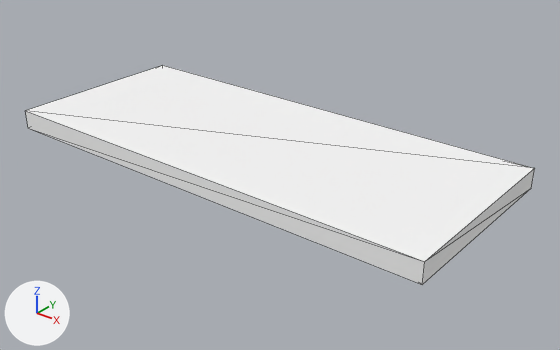
The FBX model BoH/Assets/Models/bush.FBX, before and after one commit.
Before and after are seen from a 50 mm camera at (0.1447, -0.2019, 0.0982) aimed at (0.0077, -0.0306, -0.0081). The axes (+X, +Y, +Z) are drawn at lower left. The lights are the same throughout. Mesh edges are drawn as thin lines. Where no turn or scale is listed for an object, it has been applied to the vertices.

Objects in the first picture: 'paper'.
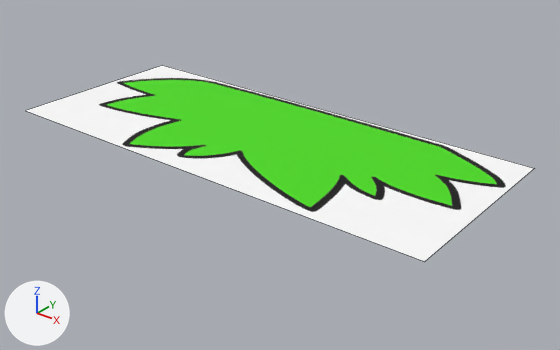
What the commit changed:
Picture 'bush.png' (img_bush_png) is new.
Material 'paper_bush' (mat_paper_bush) is new.
Its texture is img_bush_png (with its transparency).
Its roughness is 0.859.
me_mesh is used by ob_paper; location (0.0, 0.0, 0.0).
Verts and faces of me_mesh; kept vertices keep their numbers, new ones are numbered from 8.
Before the commit, vertices of me_mesh: 0 (-0.076, 0.0, -0.003), 1 (0.076, 0.0, -0.003) at pixel (531, 188), 2 (-0.076, 0.0, 0.003) at pixel (162, 65), 3 (0.076, 0.0, 0.003) at pixel (534, 168), 4 (-0.076, -0.064, -0.003) at pixel (28, 128).
Before the commit, vertices of me_mesh: 5 (0.076, -0.064, -0.003) at pixel (422, 284), 6 (-0.076, -0.064, 0.003) at pixel (25, 110), 7 (0.076, -0.064, 0.003) at pixel (424, 261).
me_mesh had 8 vertices, 12 faces and spanned x -0.076..0.076, y -0.064..0.0, z -0.003..0.003.
me_mesh no longer uses material mat_03___default (white #f8f8f8).
me_mesh now has 4 vertices, 1 face and spans x -0.076..0.076, y -0.064..0.0, z 0.003.
Part 1, on me_mesh:
Vertices deleted: 0, 1, 4, 5 (with the faces that use them).
Faces deleted: (2, 6, 3), (3, 6, 7).
New faces: (2, 3, 7, 6).
me_mesh now uses material mat_paper_bush (picture img_bush_png).

Boxes [x1, y1, x2, y2] around the edits, measured in the pictures (560 x 350 px):
'paper', reshaped (11% shorter)
    before: [26, 65, 535, 285]
    after: [26, 65, 534, 261]
